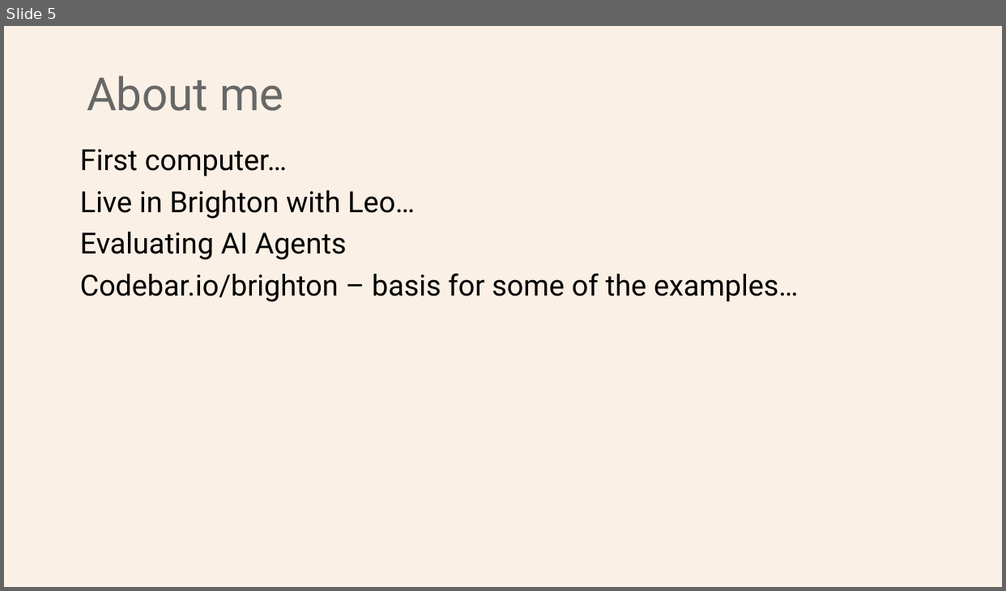
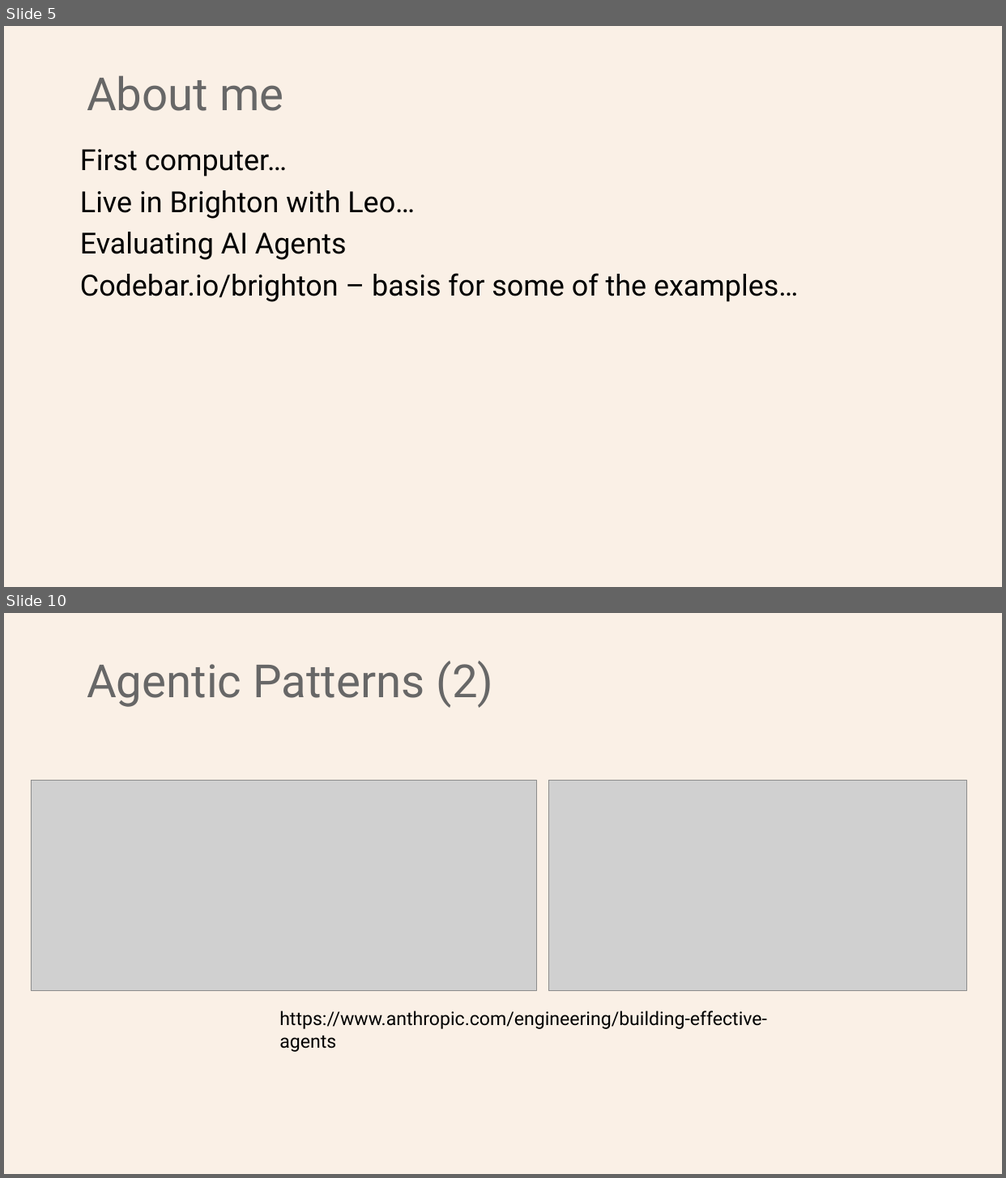
Before and after one commit to Python-Test-Engineer/earl2025, a slide deck: AI_Agents_in_the_Data_Pipeline.pptx. Shown one above the other, each under a label of ours: slide 5 before the commit, slides 5 and 10 after it; the slides between them are not shown. The pictures are 1006x591 and 1006x1178 pixels, drawn with LibreOffice and Linux fonts; fonts in the diff are those of the drawing; grey boxes stand for pictures. Boxes give left, top, right and bottom in pixels: in the first picture for what was removed or moved away, otherwise in the second. Text is boxed around its words. In the diff, an @@ line names an element or a change of style, - is before the commit and + after.

```diff
--- a/AI_Agents_in_the_Data_Pipeline.pptx
+++ b/AI_Agents_in_the_Data_Pipeline.pptx
@@ slide 10 added at [4, 613, 1002, 1174], background #FAF0E6 @@
@@ title added at [87, 661, 494, 708], 44 pt, text #676767 @@
+Agentic Patterns (2)
@@ picture added at [31, 780, 536, 990] @@
@@ picture added at [549, 780, 967, 990] @@
@@ text added at [279, 1011, 767, 1052], 18 pt, text #000000 @@
+https://www.anthropic.com/engineering/building-effective-agents
```
Also in this commit, not shown: 1 slide changed, 9 other slides added, 2 other files.
